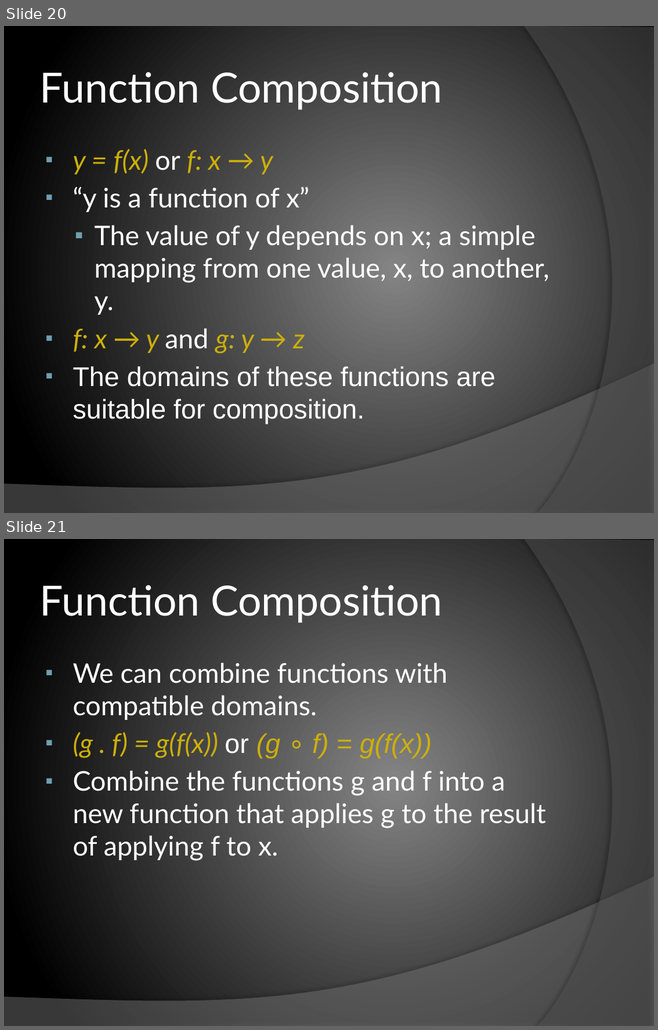
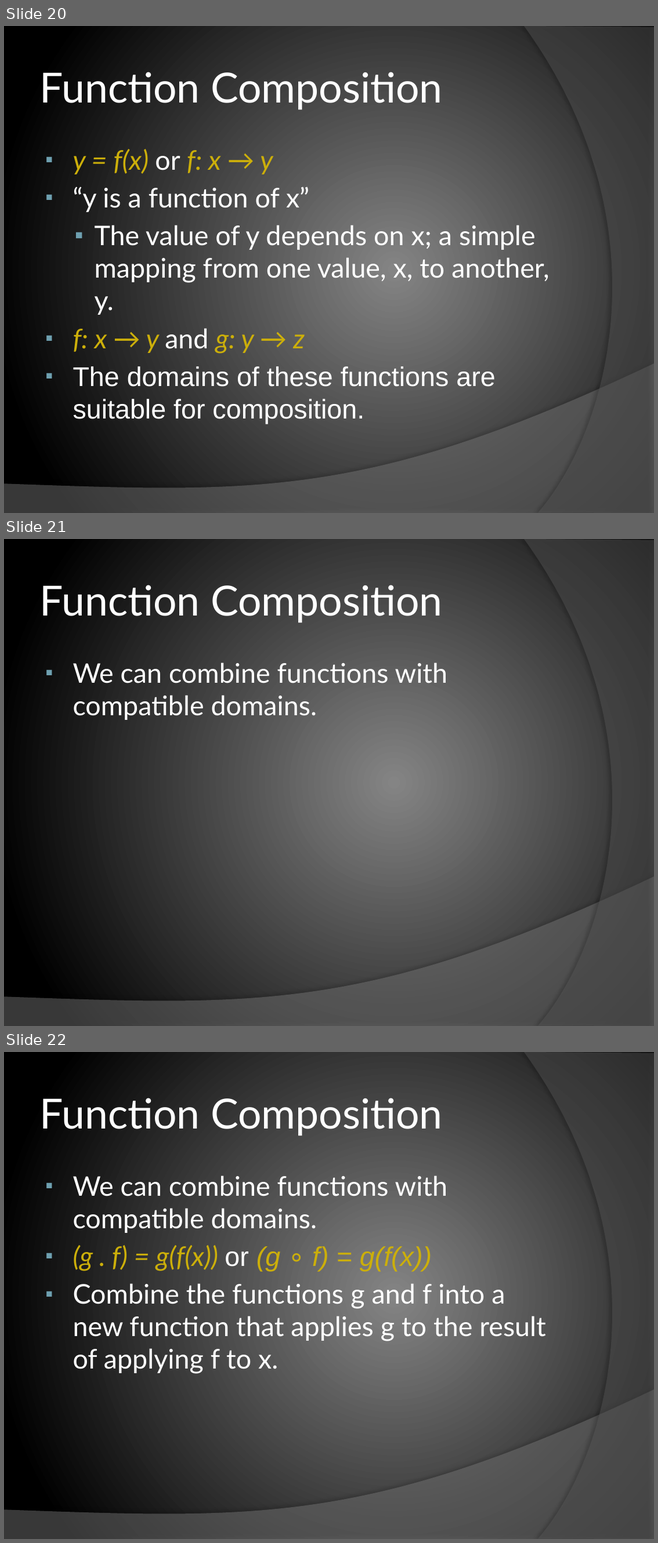
Before and after one commit to chrislewis/JaxFunc_0_ImperativelyFunctional, a slide deck: JaxFunc.pptx. Shown one above the other, each under a label of ours: slides 20 and 21 before the commit, slides 20, 21 and 22 after it. The pictures are 658x1030 and 658x1543 pixels, drawn with LibreOffice and Linux fonts; fonts in the diff are those of the drawing. Boxes give left, top, right and bottom in pixels: in the first picture for what was removed or moved away, otherwise in the second. Text is boxed around its words. In the diff, an @@ line names an element or a change of style, - is before the commit and + after.

```diff
--- a/JaxFunc.pptx
+++ b/JaxFunc.pptx
@@ slide 21 added at <box>4,539,654,1026</box>, background gradient #848484 to #000000; not listed: 2 template elements that a slide beside it also shows @@
@@ title added at <box>40,585,442,623</box>, 46 pt, text #FFFFFF @@
+Function Composition
@@ text added at <box>73,663,448,720</box>, 30 pt, text #FFFFFF @@
+▪ We can combine functions with compatible domains.
@@ what was slide 21 is now slide 22 @@
```
Also in this commit, not shown: 1 slide changed.
